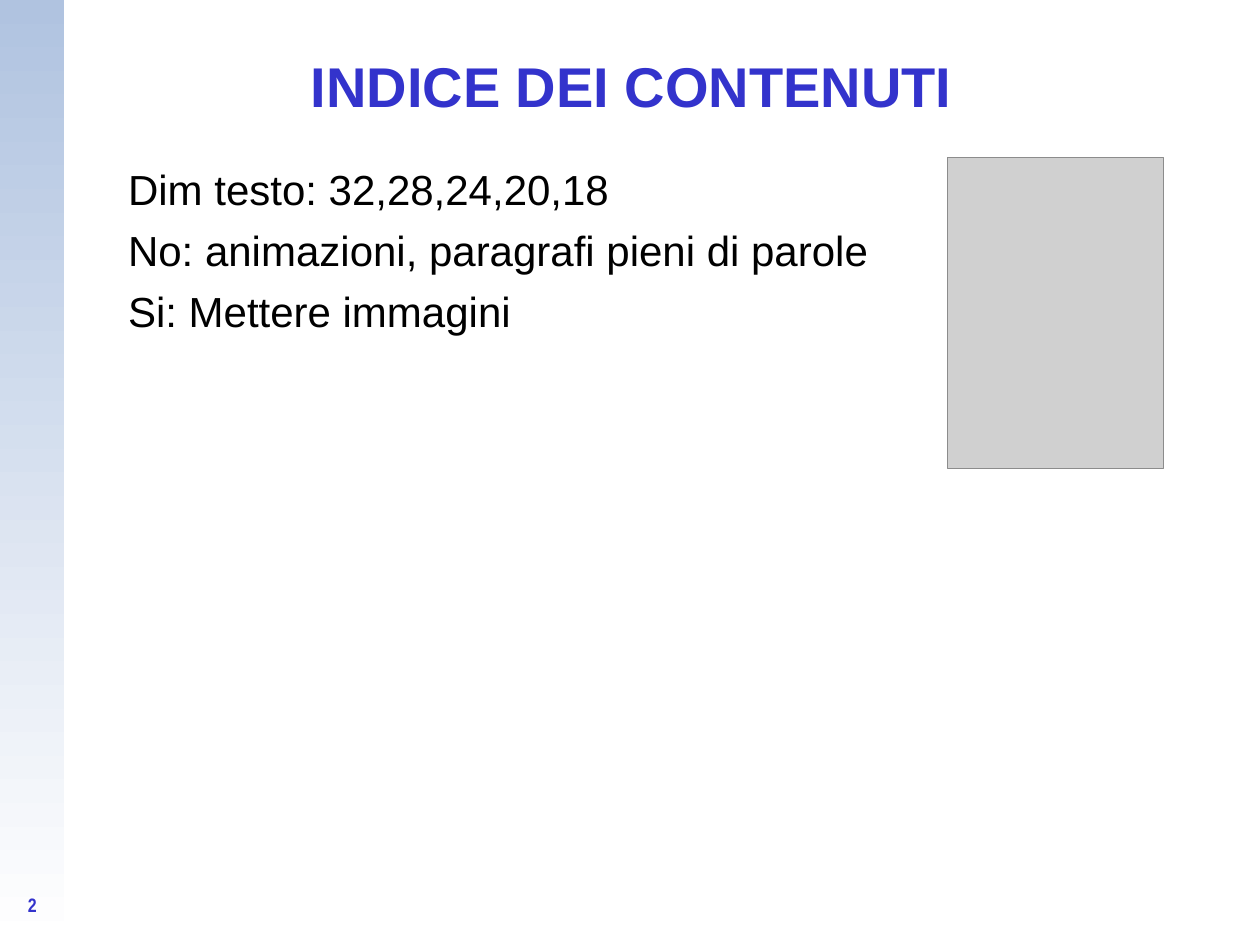
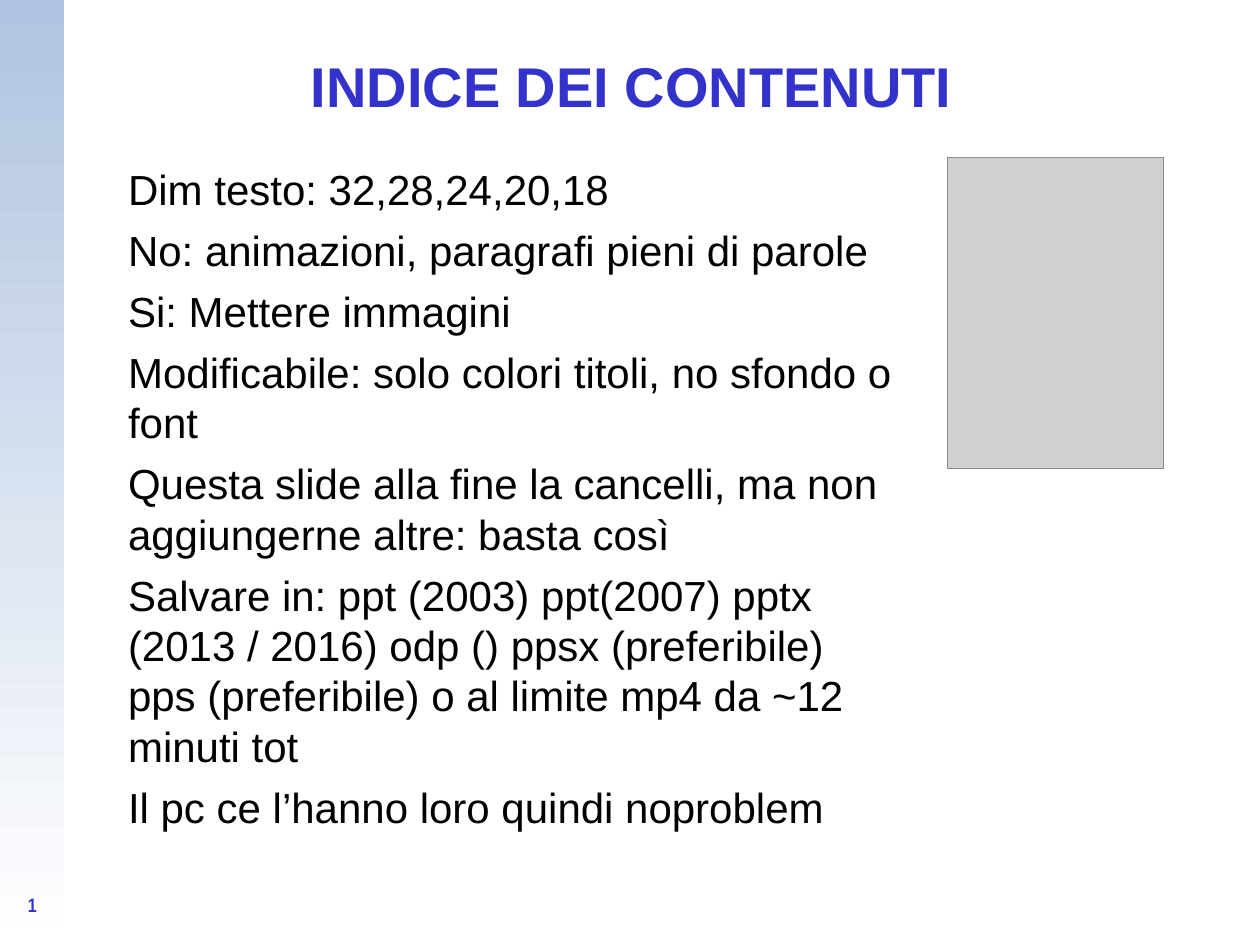
Before and after one commit to CampelloManuel/progetto-esame, a slide deck: slide 1 of tesina/Campello.ppt (slide 2 before the commit). Drawn at 1260x945 pixels with LibreOffice and Linux fonts; fonts in the diff are those of the drawing; grey boxes stand for pictures; background and template pictures are left out. Boxes give left, top, right and bottom in pixels: in the first picture for what was removed or moved away, otherwise in the second. Text is boxed around its words. In the diff, an @@ line names an element or a change of style, - is before the commit and + after.

```diff
--- a/tesina/Campello.ppt
+++ b/tesina/Campello.ppt
@@ text at (128,357,891,831): paragraphs added @@
+Modificabile: solo colori titoli, no sfondo o font
+Questa slide alla fine la cancelli, ma non aggiungerne altre: basta così
+Salvare in: ppt (2003) ppt(2007) pptx (2013 / 2016) odp () ppsx (preferibile) pps (preferibile) o al limite mp4 da ~12 minuti tot
+Il pc ce l’hanno loro quindi noproblem
@@ page number at (28,898,37,912): text changed @@
-2
+1
```
Also in this commit, not shown: 1 other slide changed, 1 other file.
